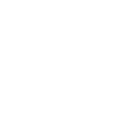
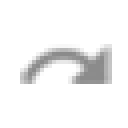
The second 128 x 128 image is a revision of the first. Changes to its layers:
hid "Polygon 1" over [64, 44, 108, 84]
hid "Shape 2 copy" over [28, 60, 76, 72]
hid "Shape 2" over [24, 56, 80, 76]
showed "redo_grey_18x18" over [20, 44, 112, 84]
